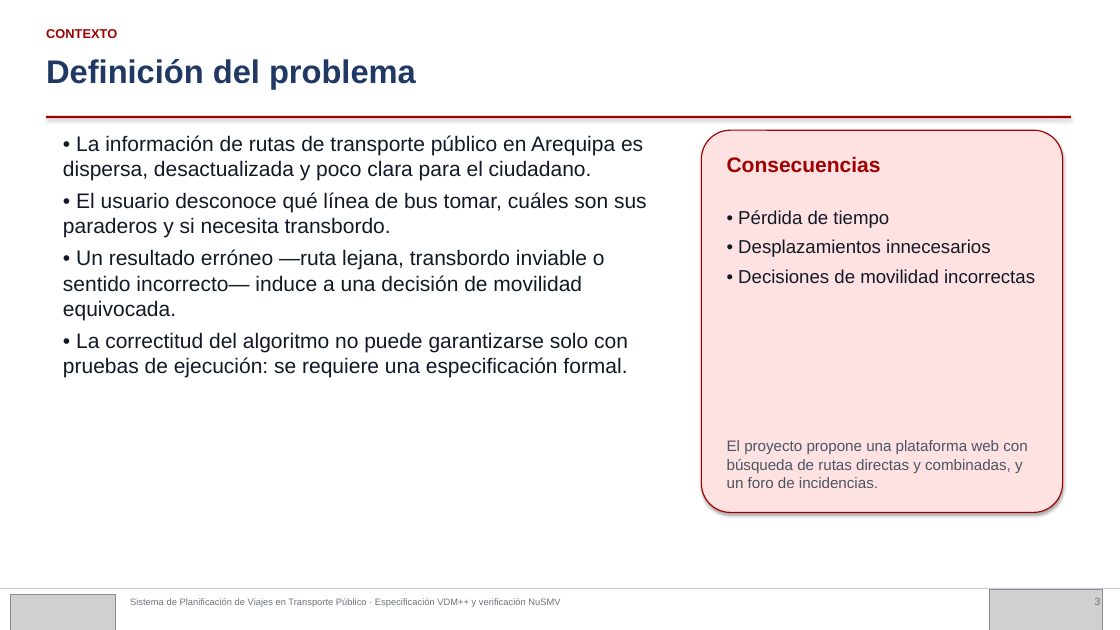
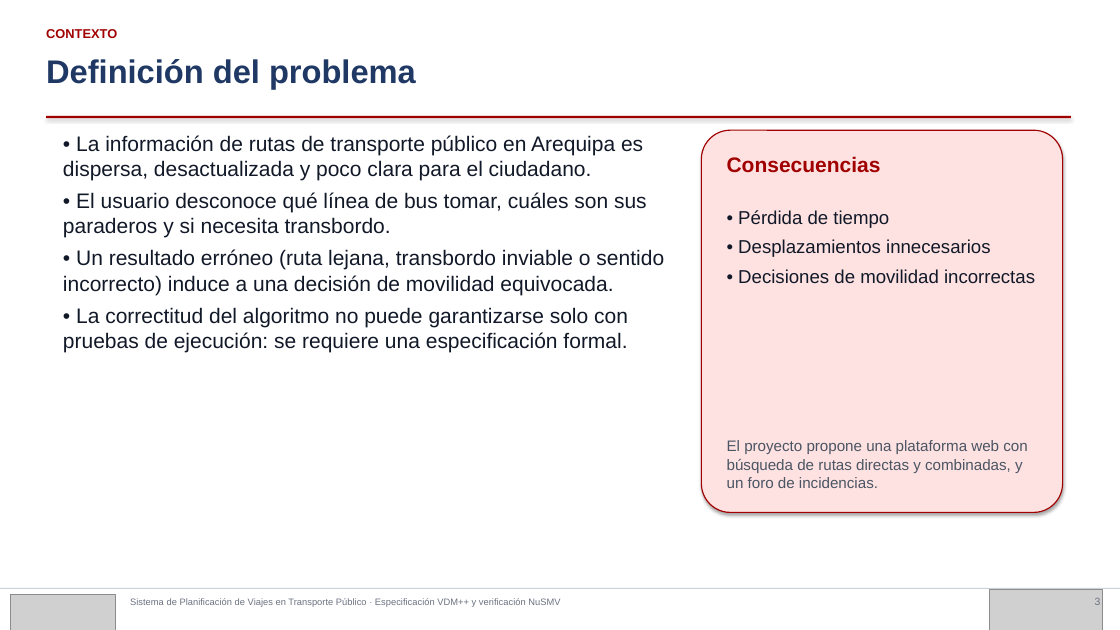
Before and after one commit to EduardoCunoS/trackerAQP, a slide deck: slide 3 of report/Presentacion_Final_AQP.pptx. Drawn at 1120x630 pixels with LibreOffice and Linux fonts; fonts in the diff are those of the drawing; grey boxes stand for pictures. Boxes give left, top, right and bottom in pixels: in the first picture for what was removed or moved away, otherwise in the second. Text is boxed around its words. In the diff, an @@ line names an element or a change of style, - is before the commit and + after.

```diff
--- a/report/Presentacion_Final_AQP.pptx
+++ b/report/Presentacion_Final_AQP.pptx
@@ text at <box>63,249,664,295</box>: text changed @@
-• Un resultado erróneo —ruta lejana, transbordo inviable o sentido incorrecto— induce a una decisión de movilidad equivocada.
+• Un resultado erróneo (ruta lejana, transbordo inviable o sentido incorrecto) induce a una decisión de movilidad equivocada.
```
Also in this commit, not shown: 1 other slide changed, 2 other files.
